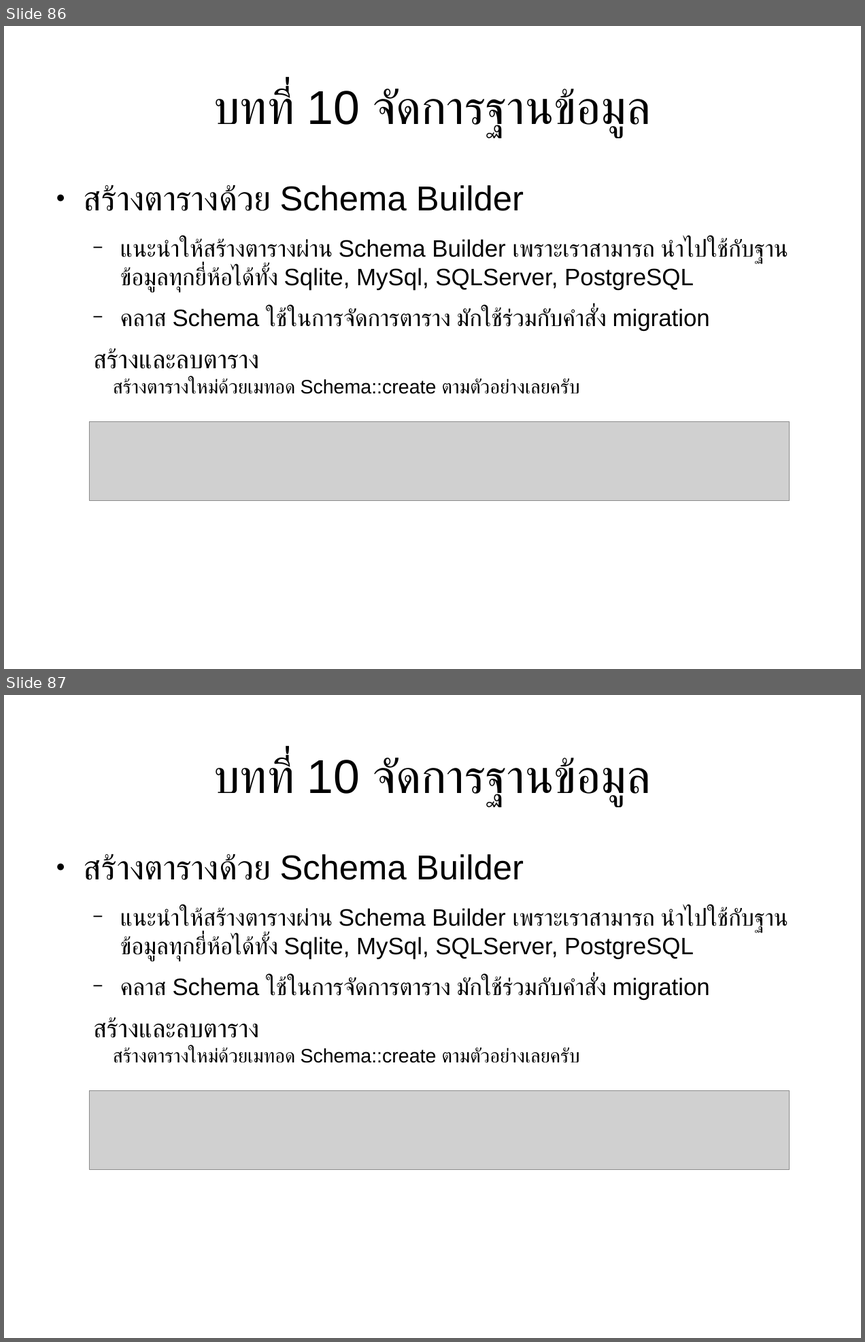
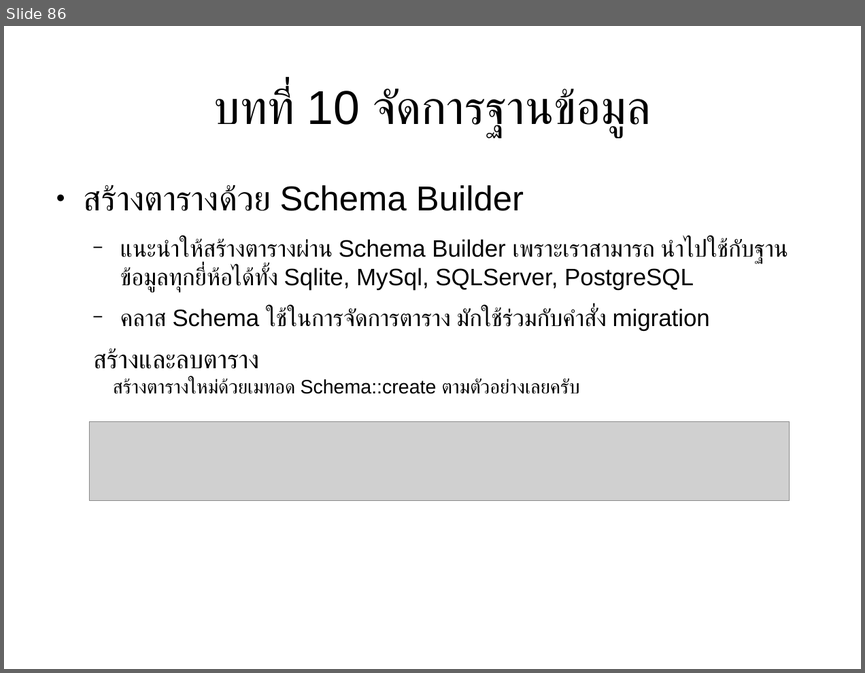
Before and after one commit to expstudio/Laravel-Course-Material, a slide deck: slide course.odp. Shown one above the other, each under a label of ours: slides 86 and 87 before the commit, slide 86 after it. The pictures are 865x1342 and 865x673 pixels, drawn with LibreOffice and Linux fonts; fonts in the diff are those of the drawing; grey boxes stand for pictures. Boxes give left, top, right and bottom in pixels: in the first picture for what was removed or moved away, otherwise in the second. Text is boxed around its words. In the diff, an @@ line names an element or a change of style, - is before the commit and + after.

```diff
--- a/slide course.odp
+++ b/slide course.odp
@@ slide 87 removed at (4,695,861,1338), background #FFFFFF @@
@@ title removed at (213,756,651,807) @@
-บทที่ 10 จัดการฐานข้อมูล
@@ text removed at (84,854,788,1000) @@
-● สร้างตารางด้วย Schema Builder
-  − แนะนำให้สร้างตารางผ่าน Schema Builder เพราะเราสามารถ นำไปใช้กับฐานข้อมูลทุกยี่ห้อได้ทั้ง Sqlite, MySql, SQLServer, PostgreSQL
-  − คลาส Schema ใช้ในการจัดการตาราง มักใช้ร่วมกับคำสั่ง migration
@@ text removed at (93,1017,259,1038) @@
-สร้างและลบตาราง
@@ text removed at (113,1047,580,1063) @@
-สร้างตารางใหม่ด้วยเมทอด Schema::create ตามตัวอย่างเลยครับ
@@ picture removed at (90,1091,789,1169) @@
```
Also in this commit, not shown: 5 slides added, 1 other file.
